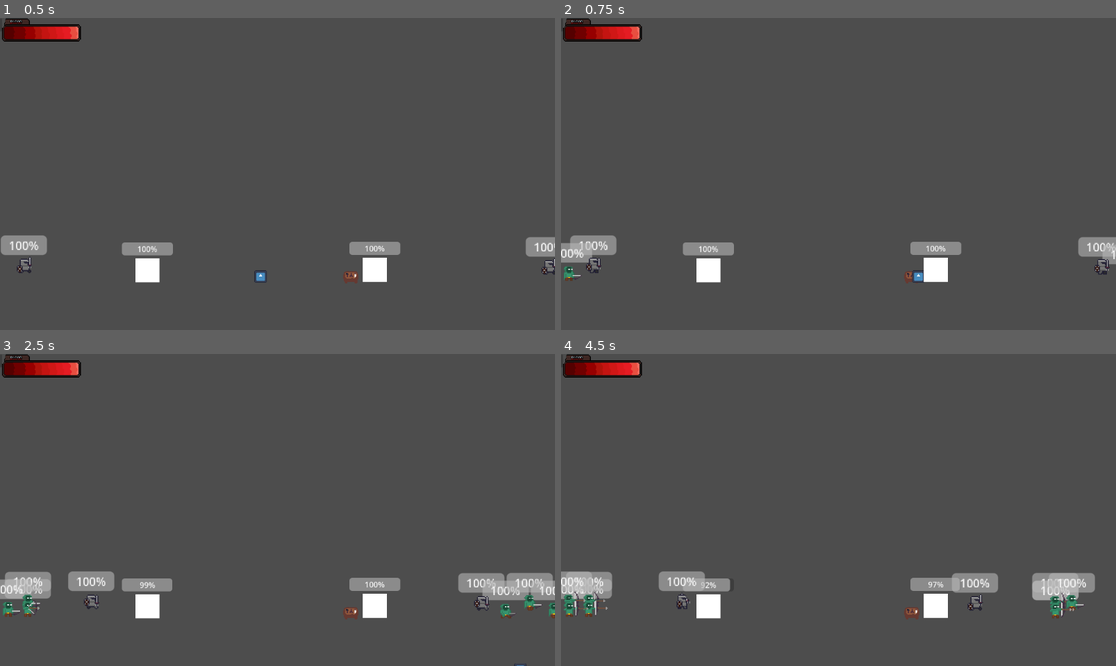
Above: before the commit, frames 1-4 (two rows, left to right).
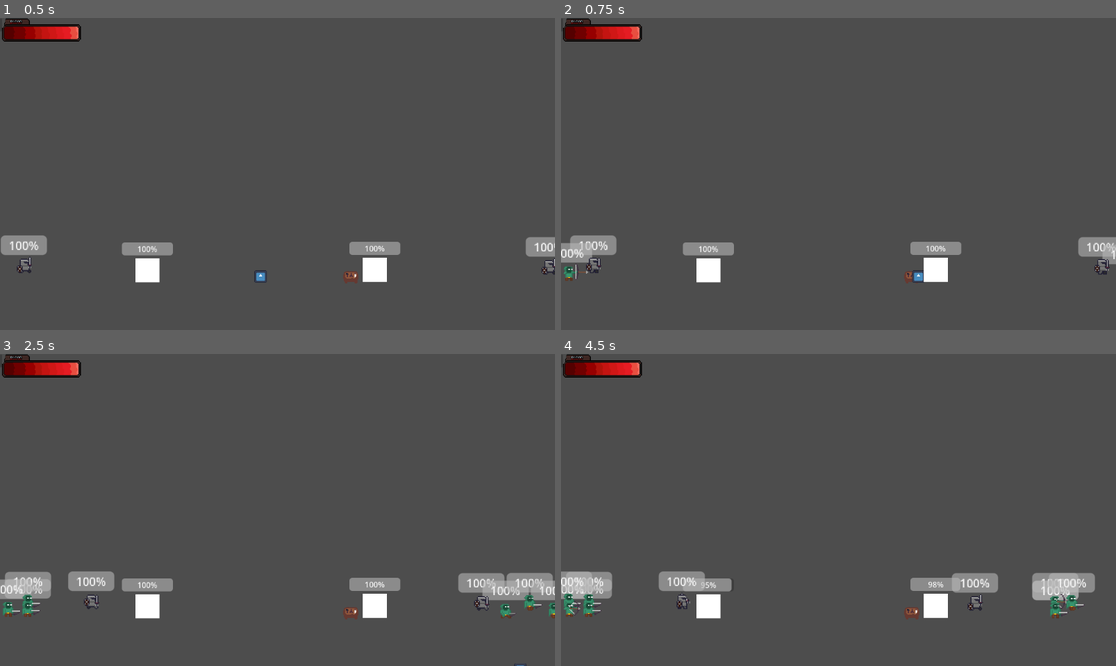
Above: after the commit, the same moments.

Repository: LeonardoSeijiNakayama/DACC_Station2-G1
Game: Godot game, scene res://UI/UI_TestScene.tscn
Same seed, same stepped clock (60 frames per second), same inputs: the game is played once before the commit and once after it. This scene is started directly instead of the project's main scene. The engine's default icon, where the game draws it, is replaced by a stand-in: a white triangle on a blue panel in a dark square.
Inputs:
- Up to frame 1 (0.5 s): no input
- Up to frame 2 (0.75 s): tap Enter (ui_accept) at 0.5 s; hold D (Direita) from 0.53 s (still down); hold Shift (Dash) from 0.53 s (still down)
- Up to frame 3 (2.5 s): tap Space (Pulo) at 0.77, 1.52 s; release Shift (Dash) at 1.28 s; tap Shift (Dash) at 1.35 s; release D (Direita) at 2.03 s; hold A (Esquerda) from 2.03 s (still down); hold Shift (Dash) from 2.03 s (still down)
- Up to frame 4 (4.5 s): release A (Esquerda) at 2.78 s; release Shift (Dash) at 2.78 s; hold D (Direita) 2.78-4.28 s; tap Shift (Dash) at 2.85, 4.35 s; tap Space (Pulo) at 3.02, 3.77 s; hold Shift (Dash) 3.53-4.28 s; hold A (Esquerda) from 4.28 s (still down)

Frame 1 is identical in both runs. In frame 2, less than 0.1% of the frame differs, in the area x 0-5%, y 79-84%; in frame 3, less than 0.1%; in frame 4, 0.3%, in the area x 0-93%, y 71-85%.

Commit message:
Fix: consertei as transições pós animação de ataque

Diff:
--- a/enemies/EnemyAnimation.gd
+++ b/enemies/EnemyAnimation.gd
@@ -3,11 +3,10 @@
 
 @onready var _enemy:CharacterBody2D = get_parent()
 @onready var _animation:AnimatedSprite2D = $"../AnimatedSprite2D"
-
-var animation_locked = false
+@onready var _attack = $"../Attack"
 
 func _physics_process(_delta: float) -> void:
-	if not animation_locked:
+	if not _attack.attacking:
 		if _enemy.velocity.x != 0.0:
 			_animation.play("Walking")
 		else:
@@ -15,9 +14,4 @@
 
 func play_attack_animation()->void:
 	_animation.play(("Attack"))
-	animation_locked = true
 	pass
-
-func _on_animated_sprite_2d_animation_finished() -> void:
-	if _animation.animation == "Attack":
-		animation_locked = false
--- a/enemies/MeleeEnemy.tscn
+++ b/enemies/MeleeEnemy.tscn
@@ -131,6 +131,9 @@
 
 [node name="MeleeAttackTimer" type="Timer" parent="Attack" unique_id=285648390]
 
+[node name="AttackingTimer" type="Timer" parent="Attack" unique_id=992383842]
+wait_time = 0.4
+
 [node name="Animation" type="Node" parent="." unique_id=2142619315]
 script = ExtResource("4_fbkaq")
 
@@ -164,6 +167,7 @@
 shape = SubResource("RectangleShape2D_07tka")
 
 [node name="AnimatedSprite2D" type="AnimatedSprite2D" parent="." unique_id=1095977538]
+texture_filter = 1
 position = Vector2(6, -6)
 scale = Vector2(1.325, 1.325)
 sprite_frames = SubResource("SpriteFrames_72yua")
@@ -172,6 +176,7 @@
 frame_progress = 1.0
 
 [connection signal="timeout" from="Attack/MeleeAttackTimer" to="Attack" method="_on_attack_timer_timeout"]
+[connection signal="timeout" from="Attack/AttackingTimer" to="Attack" method="_on_attacking_timer_timeout"]
 [connection signal="body_entered" from="AttackAreaMelee" to="Attack" method="_on_attack_area_body_entered"]
 [connection signal="body_exited" from="AttackAreaMelee" to="Attack" method="_on_attack_area_body_exited"]
 [connection signal="animation_finished" from="AnimatedSprite2D" to="Animation" method="_on_animated_sprite_2d_animation_finished"]
--- a/enemies/MeleeEnemyAttack.gd
+++ b/enemies/MeleeEnemyAttack.gd
@@ -2,8 +2,11 @@
 class_name  MeleeEnemyAttack
 
 @onready var _melee_attack_timer = $MeleeAttackTimer
+@onready var _attacking_timer = $AttackingTimer
 @onready var _movement:EnemyMovement = $"../Movement"
 @onready var _animation:EnemyAnimation = $"../Animation"
+
+var attacking = false
 var base_in_range = false
 var base_ref = null
 
@@ -33,8 +36,14 @@
 
 
 func attack()->void:
-	print("Ataque melee")
+	attacking = true
+	_attacking_timer.start()
 	_animation.play_attack_animation()
 	var base_health:BaseHealth = base_ref.get_node("Health")
 	if base_health:
 		base_health.take_damage(2.0)
+
+
+func _on_attacking_timer_timeout() -> void:
+	attacking = false
+	pass
--- a/enemies/RangedEnemy.tscn
+++ b/enemies/RangedEnemy.tscn
@@ -154,7 +154,10 @@
 script = ExtResource("3_bt172")
 
 [node name="RangedAttackTimer" type="Timer" parent="Attack" unique_id=1331019579]
-wait_time = 1.5
+wait_time = 2.0
+
+[node name="AttackingTimer" type="Timer" parent="Attack" unique_id=960452926]
+wait_time = 0.7
 
 [node name="Animation" type="Node" parent="." unique_id=270349290]
 script = ExtResource("4_bt172")
@@ -195,12 +198,16 @@
 shape = SubResource("RectangleShape2D_iq416")
 
 [node name="AnimatedSprite2D" type="AnimatedSprite2D" parent="." unique_id=153202407]
+texture_filter = 1
 position = Vector2(10, -10)
 scale = Vector2(1.25, 1.25)
 sprite_frames = SubResource("SpriteFrames_23qt4")
-animation = &"Idle"
+animation = &"Attack"
+frame = 7
+frame_progress = 1.0
 
 [connection signal="timeout" from="Attack/RangedAttackTimer" to="Attack" method="_on_ranged_attack_timer_timeout"]
+[connection signal="timeout" from="Attack/AttackingTimer" to="Attack" method="_on_attacking_timer_timeout"]
 [connection signal="body_entered" from="AttackAreaRanged" to="Attack" method="_on_attack_area_ranged_body_entered"]
 [connection signal="body_exited" from="AttackAreaRanged" to="Attack" method="_on_attack_area_ranged_body_exited"]
 [connection signal="body_entered" from="RangedStopArea" to="Movement" method="_on_ranged_stop_area_body_entered"]
--- a/enemies/RangedEnemyAttack.gd
+++ b/enemies/RangedEnemyAttack.gd
@@ -3,14 +3,18 @@
 
 @onready var _movement = $"../Movement"
 @onready var _ranged_attack_timer = $RangedAttackTimer
+@onready var _attacking_timer = $AttackingTimer
 @onready var _animation = $"../Animation"
 
+var attacking = false
 var base_ref = null
 var base_in_range = false
 
 func ranged_attack()->void:
 	_animation.play_attack_animation()
 	var base_health:BaseHealth = base_ref.get_node("Health")
+	attacking = true;
+	_attacking_timer.start()
 	if base_health:
 		base_health.take_damage(1.0)
 
@@ -32,3 +36,7 @@
 		base_in_range = false
 		base_ref = null
 		_ranged_attack_timer.stop()
+
+
+func _on_attacking_timer_timeout() -> void:
+	attacking = false
--- a/enemies/RangedEnemyMovement.gd
+++ b/enemies/RangedEnemyMovement.gd
@@ -8,6 +8,7 @@
 @onready var _ranged_stop_area:Area2D = $"../RangedStopArea"
 @onready var _collision:CollisionShape2D = $"../CollisionShape2D"
 @onready var _stop_raycast:RayCast2D = $"../StopRaycast"
+@onready var _attack:RangedEnemyAttack = $"../Attack"
 
 var base:StaticBody2D = null
 var target = "Base"
@@ -33,7 +34,7 @@
 
 	stopped_raycast = _stop_raycast.is_colliding()
 
-	stopped = stopped_raycast or stopped_area
+	stopped = stopped_raycast or stopped_area or _attack.attacking
 
 	var direction
 	_enemy.velocity.y = 0.0
--- a/project.godot
+++ b/project.godot
@@ -14,6 +14,10 @@
 run/main_scene="uid://btoppmhcvd8gt"
 config/features=PackedStringArray("4.6", "Forward Plus")
 config/icon="res://icon.svg"
+
+[display]
+
+window/size/mode=2
 
 [input]
 
Not shown: 1 places in enemies/MeleeEnemy.tscn that only renumber resources
Binary file removed: enemies/images/KnightTest.png
Not shown, removed: enemies/images/KnightTest.png.import
Binary file removed: enemies/images/TestArcher.png
Not shown, removed: enemies/images/TestArcher.png.import
